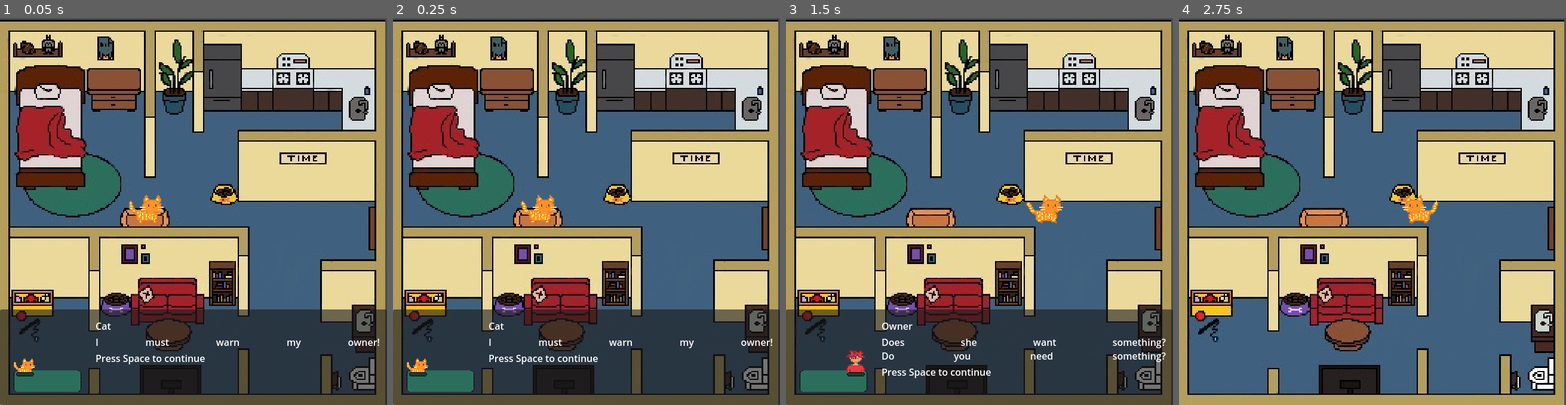
Above: before the commit, frames 1-4 (left to right).
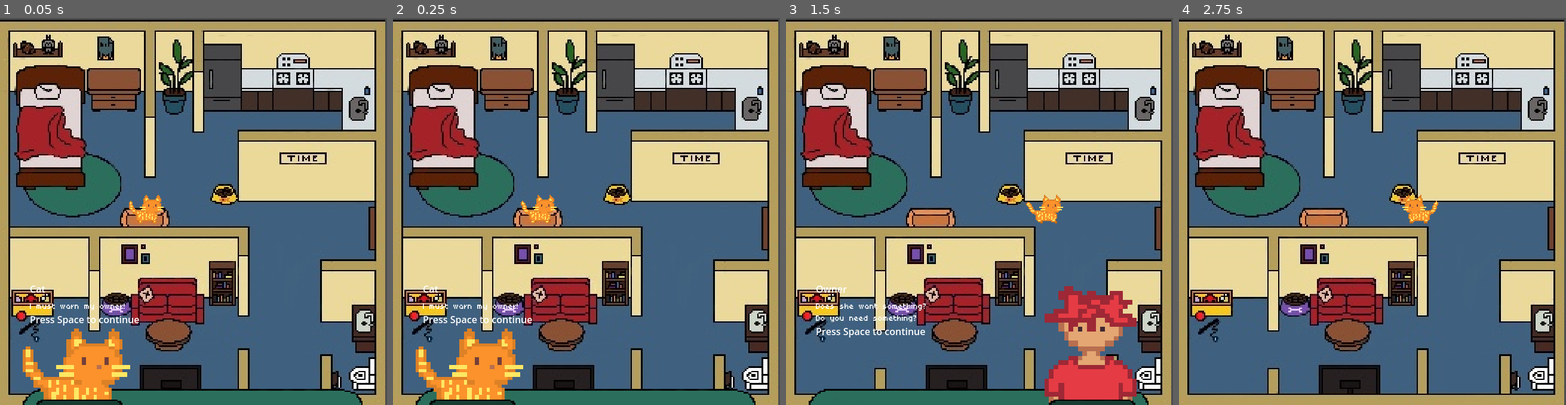
Above: after the commit, the same moments.

Repository: chau34/Komori-Con-Game-Jam-SP26
Game: Godot game, scene res://scenes/House.tscn
Two runs of this game, one before a commit and one after it. Both use one fixed random seed, a clock stepped at 60 frames per second and the inputs below. This scene is started directly instead of the project's main scene.
Inputs:
- Up to frame 1 (0.05 s): no input
- Up to frame 2 (0.25 s): no input
- Up to frame 3 (1.5 s): tap Space at 0.5, 1.25 s; hold Right (ui_right) from 0.53 s (still down); tap Enter (ui_accept) at 0.77 s
- Up to frame 4 (2.75 s): tap Enter (ui_accept) at 1.52 s; tap Space at 2 s; release Right (ui_right) at 2.03 s; hold Left (ui_left) from 2.03 s (still down)

The runs differ from the first frame. In frame 1, 22% of the frame differs, in the area x 0-100%, y 69-100%; in frame 2, 22%; in frame 3, 23%; in frame 4, nothing differs.

Commit message:
fixing dialogue, some assets and the music

Diff:
--- a/komoricon-game-jam-2026---new-repo/scenes/House.tscn
+++ b/komoricon-game-jam-2026---new-repo/scenes/House.tscn
@@ -1,9 +1,10 @@
-[gd_scene load_steps=8 format=4 uid="uid://doml6vh81ikw"]
+[gd_scene load_steps=10 format=4 uid="uid://doml6vh81ikw"]
 
 [ext_resource type="PackedScene" uid="uid://scl87x5fxssp" path="res://scenes/Cat.tscn" id="1_bfmfj"]
 [ext_resource type="Script" uid="uid://ckleod0s0gkie" path="res://scripts/House.gd" id="1_ispqn"]
 [ext_resource type="Texture2D" uid="uid://cyypj641bqk2h" path="res://assets/IMG_0877.JPG" id="1_r2usd"]
 [ext_resource type="Texture2D" uid="uid://bnokdu4wo70xj" path="res://assets/transparent.png" id="3_ispqn"]
+[ext_resource type="FontFile" uid="uid://b3jvctlfh7l8i" path="res://themes/fonts/fonts/poco/Poco.ttf" id="5_etd6b"]
 
 [sub_resource type="WorldBoundaryShape2D" id="WorldBoundaryShape2D_bfmfj"]
 
@@ -17,6 +18,8 @@
 tile_size = Vector2i(8, 8)
 physics_layer_0/collision_layer = 1
 sources/0 = SubResource("TileSetAtlasSource_r2usd")
+
+[sub_resource type="StyleBoxTexture" id="StyleBoxTexture_etd6b"]
 
 [node name="House" type="Node2D"]
 script = ExtResource("1_ispqn")
@@ -55,38 +58,39 @@
 offset_top = -160.0
 grow_horizontal = 2
 grow_vertical = 0
+theme_override_styles/panel = SubResource("StyleBoxTexture_etd6b")
+
+[node name="Portrait" type="TextureRect" parent="DialogueLayer/DialoguePanel"]
+layout_mode = 2
+size_flags_horizontal = 3
+stretch_mode = 6
 
 [node name="MarginContainer" type="MarginContainer" parent="DialogueLayer/DialoguePanel"]
 layout_mode = 2
-theme_override_constants/margin_left = 16
-theme_override_constants/margin_top = 16
-theme_override_constants/margin_right = 12
-theme_override_constants/margin_bottom = 12
+theme_override_constants/margin_left = 50
+theme_override_constants/margin_top = 50
+theme_override_constants/margin_right = 50
+theme_override_constants/margin_bottom = 50
 
-[node name="HBoxContainer" type="HBoxContainer" parent="DialogueLayer/DialoguePanel/MarginContainer"]
-layout_mode = 2
-theme_override_constants/separation = 16
-
-[node name="Portrait" type="TextureRect" parent="DialogueLayer/DialoguePanel/MarginContainer/HBoxContainer"]
-custom_minimum_size = Vector2(128, 128)
-layout_mode = 2
-expand_mode = 1
-stretch_mode = 5
-
-[node name="VBoxContainer" type="VBoxContainer" parent="DialogueLayer/DialoguePanel/MarginContainer/HBoxContainer"]
-layout_mode = 2
-size_flags_horizontal = 3
-
-[node name="SpeakerLabel" type="Label" parent="DialogueLayer/DialoguePanel/MarginContainer/HBoxContainer/VBoxContainer"]
+[node name="VBoxContainer" type="VBoxContainer" parent="DialogueLayer/DialoguePanel/MarginContainer"]
 layout_mode = 2
 
-[node name="DialogueLabel" type="RichTextLabel" parent="DialogueLayer/DialoguePanel/MarginContainer/HBoxContainer/VBoxContainer"]
+[node name="SpeakerLabel" type="Label" parent="DialogueLayer/DialoguePanel/MarginContainer/VBoxContainer"]
 layout_mode = 2
+
+[node name="DialogueLabel" type="RichTextLabel" parent="DialogueLayer/DialoguePanel/MarginContainer/VBoxContainer"]
+layout_mode = 2
+theme_override_fonts/normal_font = ExtResource("5_etd6b")
+bbcode_enabled = true
 fit_content = true
 scroll_active = false
 autowrap_mode = 2
 horizontal_alignment = 3
 vertical_alignment = 3
 
-[node name="HintLabel" type="Label" parent="DialogueLayer/DialoguePanel/MarginContainer/HBoxContainer/VBoxContainer"]
+[node name="HintLabel" type="Label" parent="DialogueLayer/DialoguePanel/MarginContainer/VBoxContainer"]
 layout_mode = 2
+
+[node name="HBoxContainer" type="HBoxContainer" parent="DialogueLayer/DialoguePanel/MarginContainer"]
+layout_mode = 2
+theme_override_constants/separation = 16
--- a/komoricon-game-jam-2026---new-repo/scripts/House.gd
+++ b/komoricon-game-jam-2026---new-repo/scripts/House.gd
@@ -3,10 +3,10 @@
 
 @onready var dialogue_layer: CanvasLayer = $DialogueLayer
 
-@onready var portrait: TextureRect = $DialogueLayer/DialoguePanel/MarginContainer/HBoxContainer/Portrait
-@onready var speaker_label: Label = $DialogueLayer/DialoguePanel/MarginContainer/HBoxContainer/VBoxContainer/SpeakerLabel
-@onready var dialogue_label: RichTextLabel = $DialogueLayer/DialoguePanel/MarginContainer/HBoxContainer/VBoxContainer/DialogueLabel
-@onready var hint_label: Label = $DialogueLayer/DialoguePanel/MarginContainer/HBoxContainer/VBoxContainer/HintLabel
+@onready var portrait: TextureRect = $DialogueLayer/DialoguePanel/Portrait
+@onready var speaker_label: Label = $DialogueLayer/DialoguePanel/MarginContainer/VBoxContainer/SpeakerLabel
+@onready var dialogue_label: RichTextLabel = $DialogueLayer/DialoguePanel/MarginContainer/VBoxContainer/DialogueLabel
+@onready var hint_label: Label = $DialogueLayer/DialoguePanel/MarginContainer/VBoxContainer/HintLabel
 
 const CAT_PORTRAIT: Texture2D = preload("res://assets/cat-dialogue.png")
 const OWNER_PORTRAIT: Texture2D = preload("res://assets/human-dialogue.png")
@@ -54,7 +54,7 @@
 	var who := str(entry["speaker"])
 
 	speaker_label.text = who
-	dialogue_label.text = str(entry["text"])
+	dialogue_label.bbcode_text = "[left]" + str(entry["text"]) + "[/left]"
 	hint_label.text = "Press Space to continue"
 
 	match who:
Binary file added: komoricon-game-jam-2026---new-repo/assets/Untitled_Artwork 10.png
Not shown, added: komoricon-game-jam-2026---new-repo/assets/Untitled_Artwork 10.png.import
Binary file added: komoricon-game-jam-2026---new-repo/assets/Untitled_Artwork 11.png
Not shown, added: komoricon-game-jam-2026---new-repo/assets/Untitled_Artwork 11.png.import
Binary file added: komoricon-game-jam-2026---new-repo/assets/Untitled_Artwork 12.png
Not shown, added: komoricon-game-jam-2026---new-repo/assets/Untitled_Artwork 12.png.import
Binary file added: komoricon-game-jam-2026---new-repo/assets/Untitled_Artwork 13.png
Not shown, added: komoricon-game-jam-2026---new-repo/assets/Untitled_Artwork 13.png.import
Binary file added: komoricon-game-jam-2026---new-repo/assets/Untitled_Artwork 14.png
Not shown, added: komoricon-game-jam-2026---new-repo/assets/Untitled_Artwork 14.png.import
Binary file added: komoricon-game-jam-2026---new-repo/assets/Untitled_Artwork 15.png
Not shown, added: komoricon-game-jam-2026---new-repo/assets/Untitled_Artwork 15.png.import
(and 20 more such lines)
